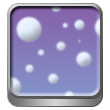
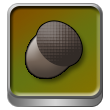
Two versions of the same layered image (w=110, h=110). Layer-by-layer changes:
added group "Autumn" with 48 layers above "Spring" over [10, 6, 100, 96]
added group "Acorn" with 5 layers in group "Autumn" over [10, 6, 100, 96]
added layer "Ellipse 5 copy" in group "Acorn" over [25, 21, 82, 79]
added layer "Layer 53" (1st of 4, in "Autumn" › "Acorn") in group "Acorn" over [10, 6, 100, 96]
added layer "Rounded Rectangle 1 copy 2" (1st of 36, in "Autumn" › "Acorn") in group "Acorn" over [10, 6, 100, 96]
moved "Snow" into group "Winter" over [10, 6, 100, 96]
hid "Background" over [10, 6, 100, 96]
